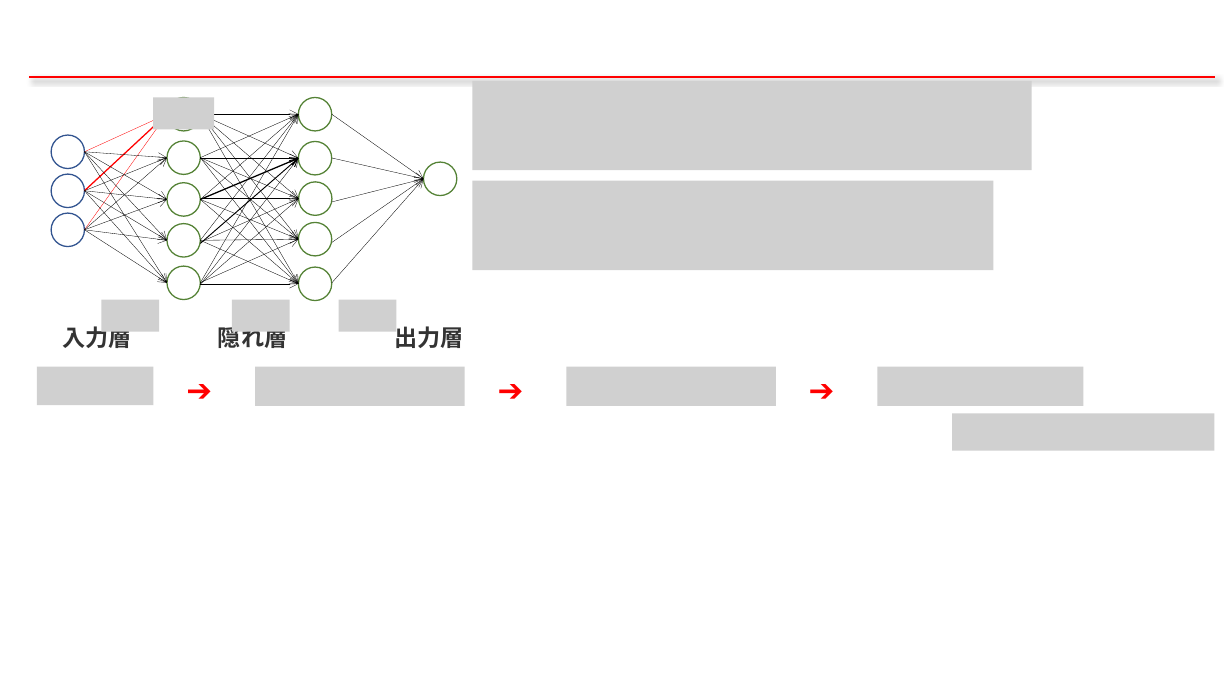
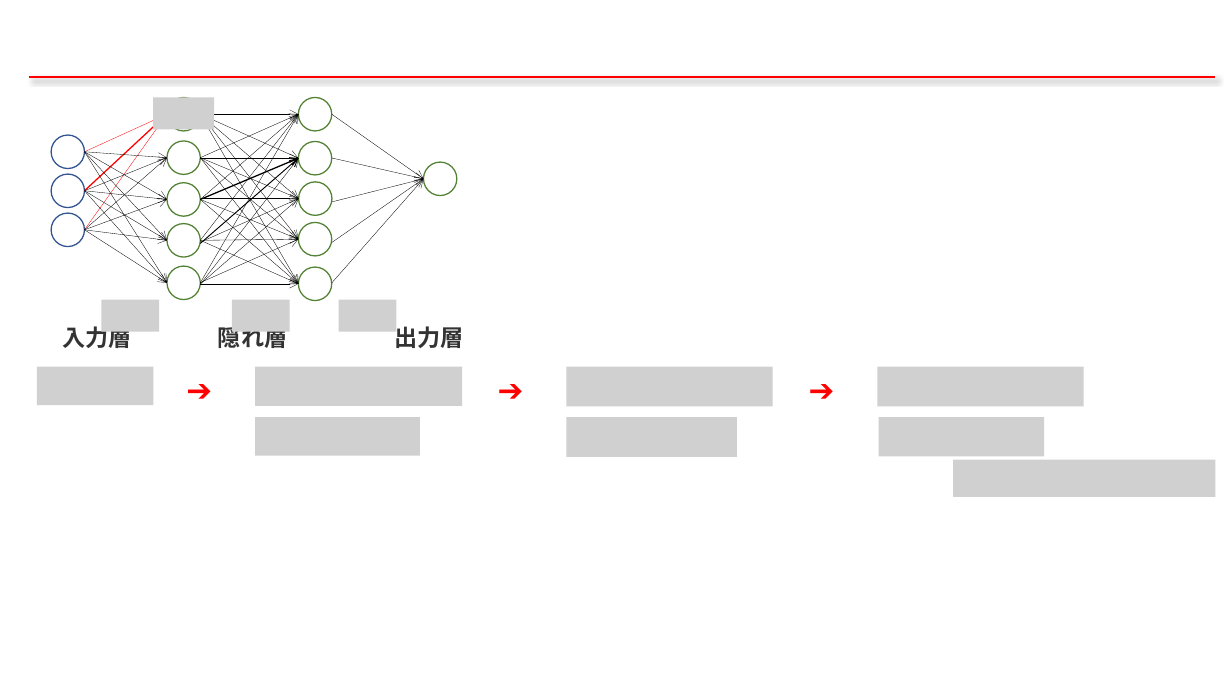
Before and after one commit to qqinxl2015/machine-learning-basic, a slide deck: slide 17 of _ML_01_NN.pptx. Drawn at 1232x693 pixels with LibreOffice and Linux fonts; fonts in the diff are those of the drawing; grey boxes stand for pictures. Boxes give left, top, right and bottom in pixels: in the first picture for what was removed or moved away, otherwise in the second. Text is boxed around its words. In the diff, an @@ line names an element or a change of style, - is before the commit and + after.

```diff
--- a/_ML_01_NN.pptx
+++ b/_ML_01_NN.pptx
@@ picture removed at (472,80,1031,170) @@
@@ picture removed at (472,181,994,271) @@
@@ picture added at (255,417,420,456) @@
@@ picture added at (567,417,738,457) @@
@@ picture added at (879,417,1044,456) @@
@@ picture removed at (952,413,1214,450) @@
@@ picture added at (953,459,1215,496) @@
```
Also in this commit, not shown: 3 other slides changed, 1 slide added, 1 other file.
